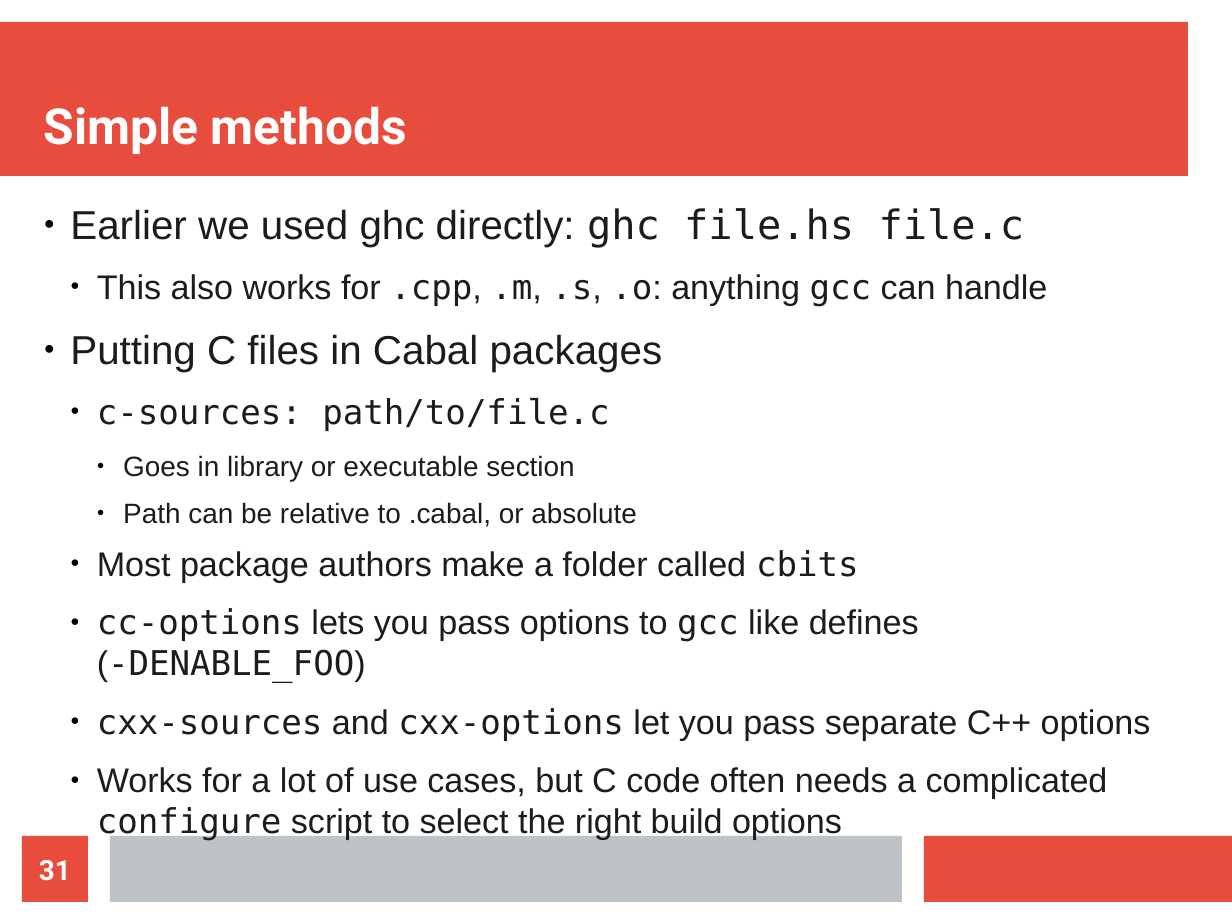
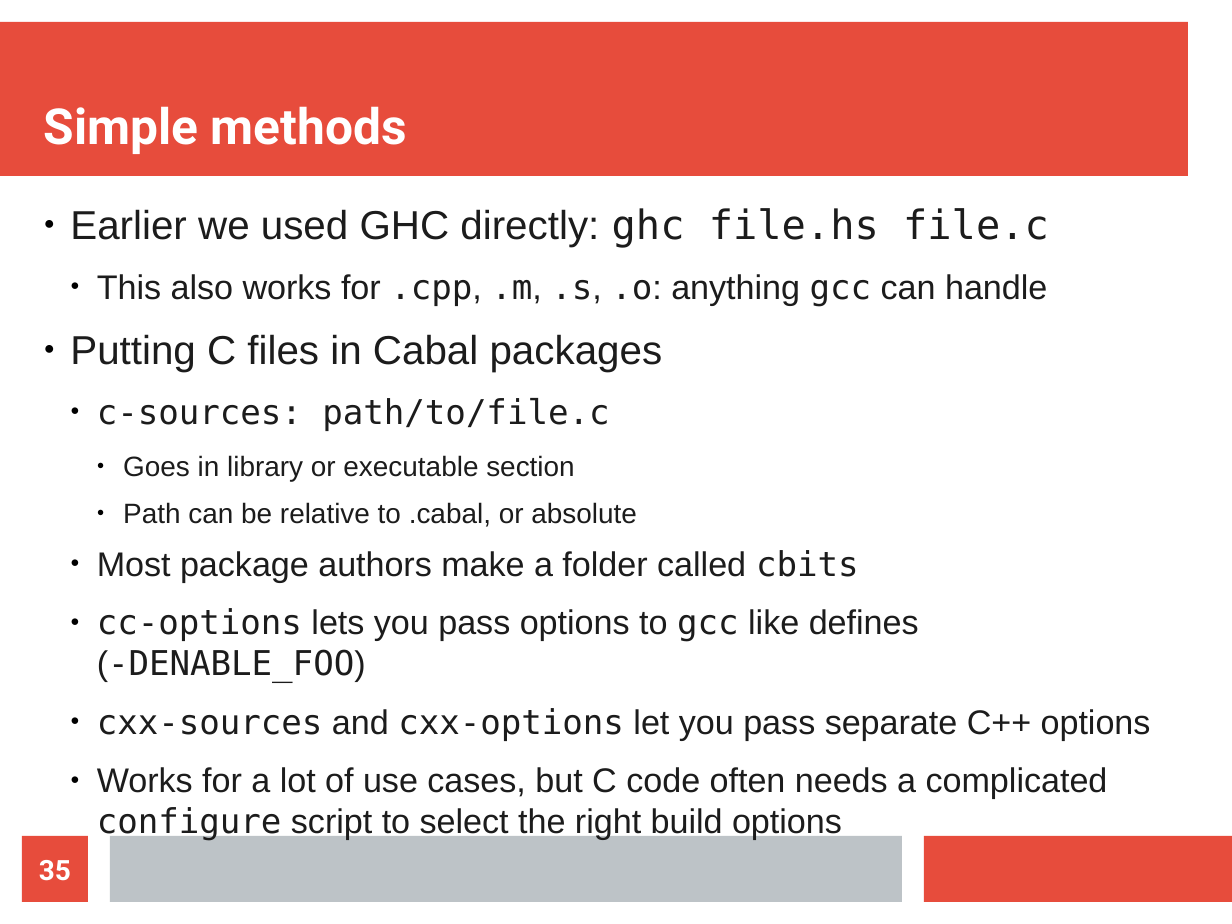
Before and after one commit to mtolly/haskell-c-talk, a slide deck: slide 35 of presentation.odp (slide 31 before the commit). Drawn at 1232x924 pixels with LibreOffice and Linux fonts; fonts in the diff are those of the drawing. Boxes give left, top, right and bottom in pixels: in the first picture for what was removed or moved away, otherwise in the second. Text is boxed around its words. In the diff, an @@ line names an element or a change of style, - is before the commit and + after.

```diff
--- a/presentation.odp
+++ b/presentation.odp
@@ text at <box>70,208,1049,248</box>: text changed @@
-● Earlier we used ghc directly: ghc file.hs file.c
+● Earlier we used GHC directly: ghc file.hs file.c
@@ page number at <box>39,860,71,881</box>: text changed @@
-31
+35
```
Also in this commit, not shown: 6 other slides changed, 5 slides added, 8 other files.
